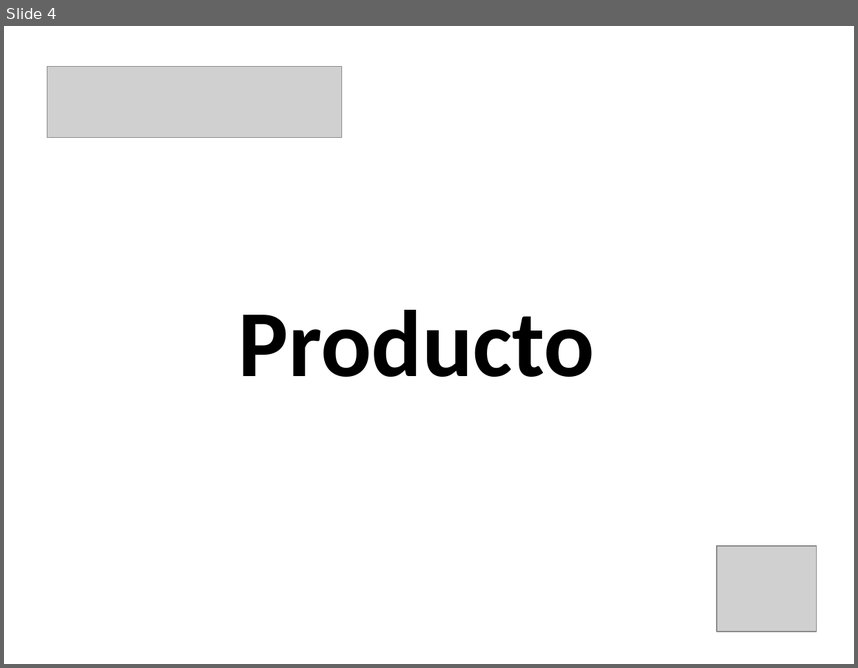
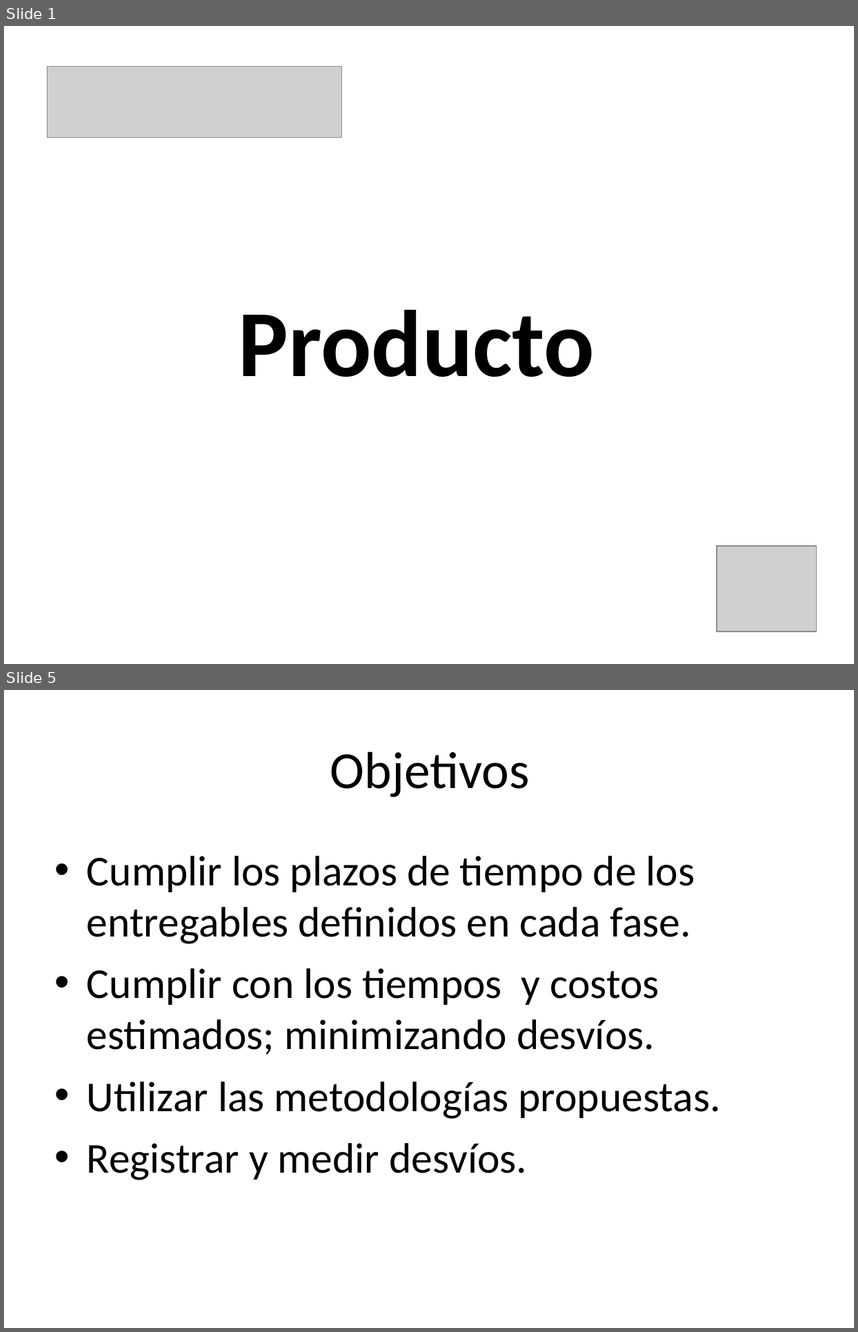
Before and after one commit to lucasdicesaro/reser-bar, a slide deck: documentacion/Presentacion Final ReserBar/Karina/Presentación con gestion del proyecto.ppt. Shown one above the other, each under a label of ours: slide 4 before the commit, slides 1 and 5 after it; the slides between them are not shown. The pictures are 858x668 and 858x1332 pixels, drawn with LibreOffice and Linux fonts; fonts in the diff are those of the drawing; grey boxes stand for pictures. Boxes give left, top, right and bottom in pixels: in the first picture for what was removed or moved away, otherwise in the second. Text is boxed around its words. In the diff, an @@ line names an element or a change of style, - is before the commit and + after.

```diff
--- a/documentacion/Presentacion Final ReserBar/Karina/Presentación con gestion del proyecto.ppt
+++ b/documentacion/Presentacion Final ReserBar/Karina/Presentación con gestion del proyecto.ppt
@@ slide 5 added at (4, 690, 854, 1328), background #FFFFFF @@
@@ title added at (330, 751, 530, 797), 44 pt, text #000000 @@
+Objetivos
@@ text added at (87, 856, 721, 1180), 36 pt, text #000000 @@
+• Cumplir los plazos de tiempo de los entregables definidos en cada fase.
+• Cumplir con los tiempos y costos estimados; minimizando desvíos.
+• Utilizar las metodologías propuestas.
+• Registrar y medir desvíos.
@@ what was slide 4 is now slide 1 @@
```
Also in this commit, not shown: 3 slides changed, 8 other slides added.
